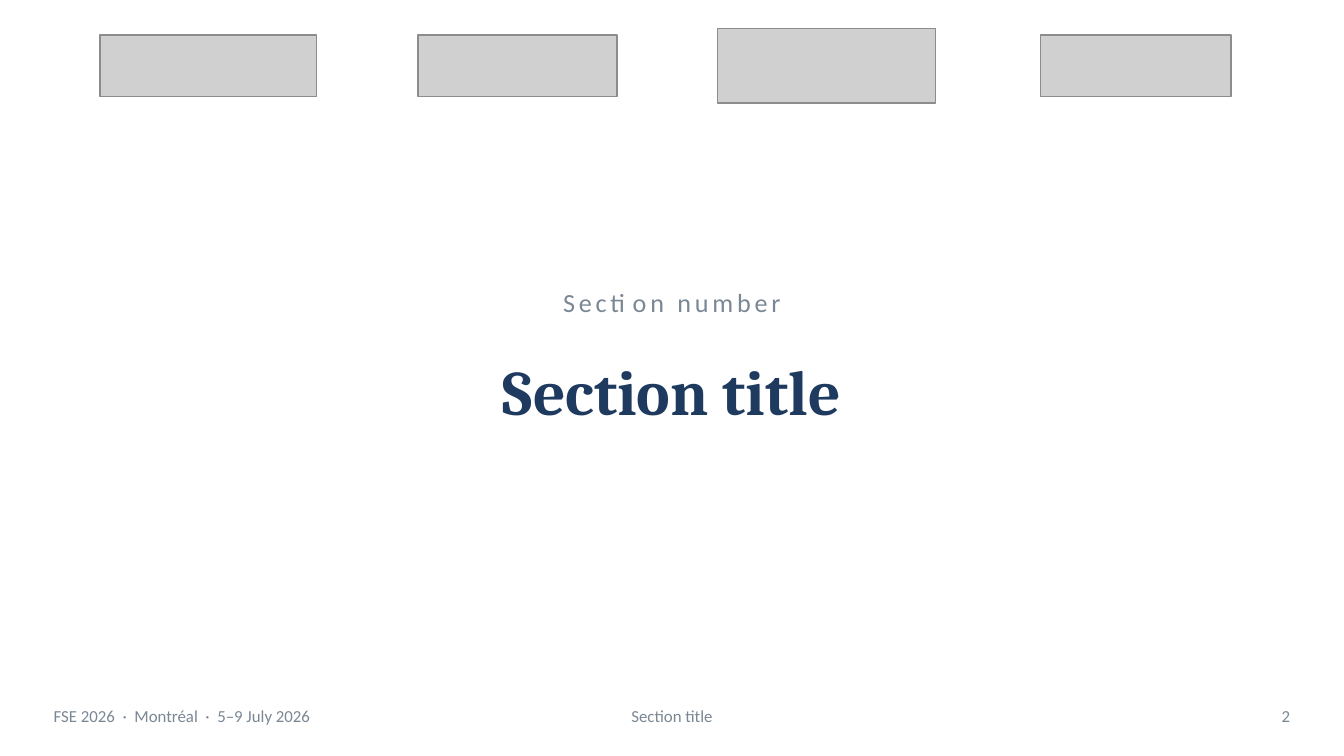
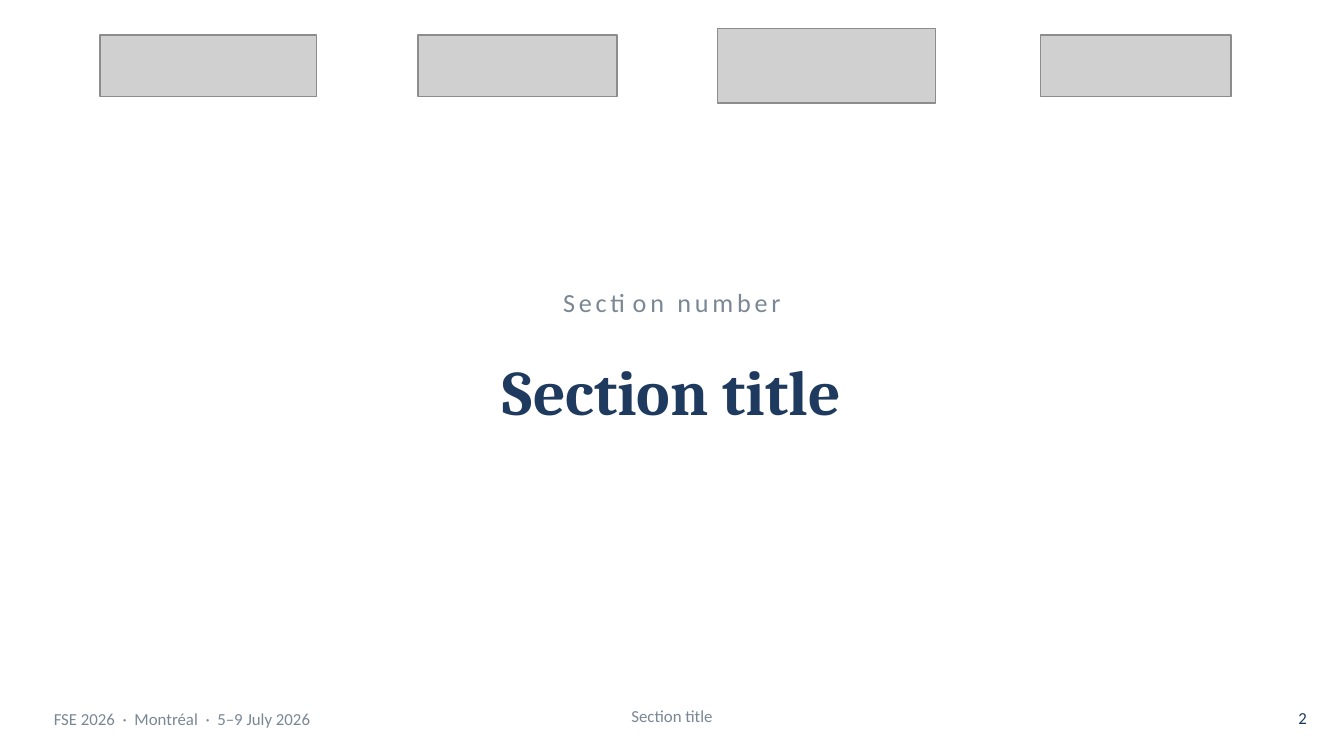
Before and after one commit to martinheyn/CI4SE_Tutorial, a slide deck: slide 2 of slides/template/tutorial_template.pptx. Drawn at 1344x756 pixels with LibreOffice and Linux fonts; fonts in the diff are those of the drawing; grey boxes stand for pictures; background and template pictures are left out. Boxes give left, top, right and bottom in pixels: in the first picture for what was removed or moved away, otherwise in the second. Text is boxed around its words. In the diff, an @@ line names an element or a change of style, - is before the commit and + after.

```diff
--- a/slides/template/tutorial_template.pptx
+++ b/slides/template/tutorial_template.pptx
@@ text removed at (54,710,310,725) @@
-FSE 2026 · Montréal · 5–9 July 2026
@@ text added at (54,713,310,728), 9 pt, text #7A8794 @@
+FSE 2026 · Montréal · 5–9 July 2026
@@ page number: place and size @@
-page number at (1282,711,1291,722)
+page number at (1298,713,1307,724)
@@ page number at (1298,713,1307,724): text colour #7A8794 to #1E3A5F; vertical alignment middle to top @@
```
Also in this commit, not shown: 1 other slide changed, 1 slide added, 1 slide removed.
